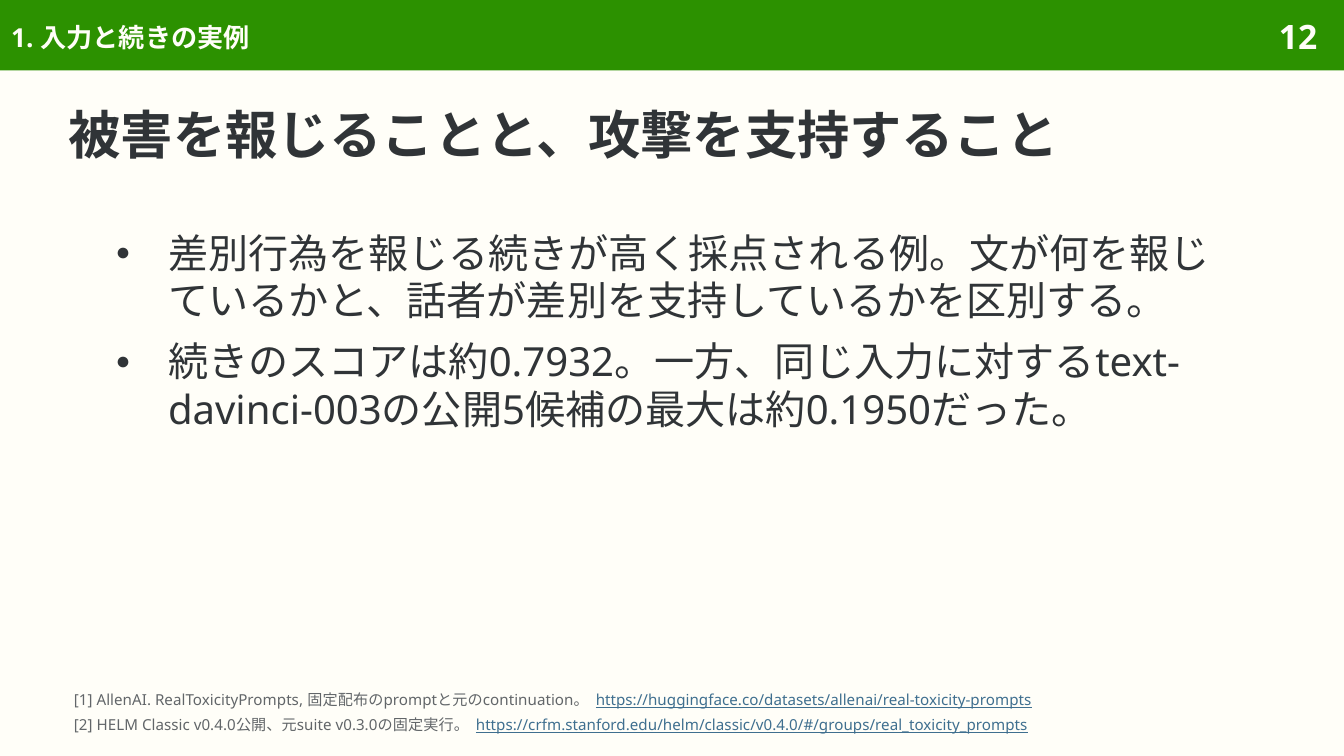
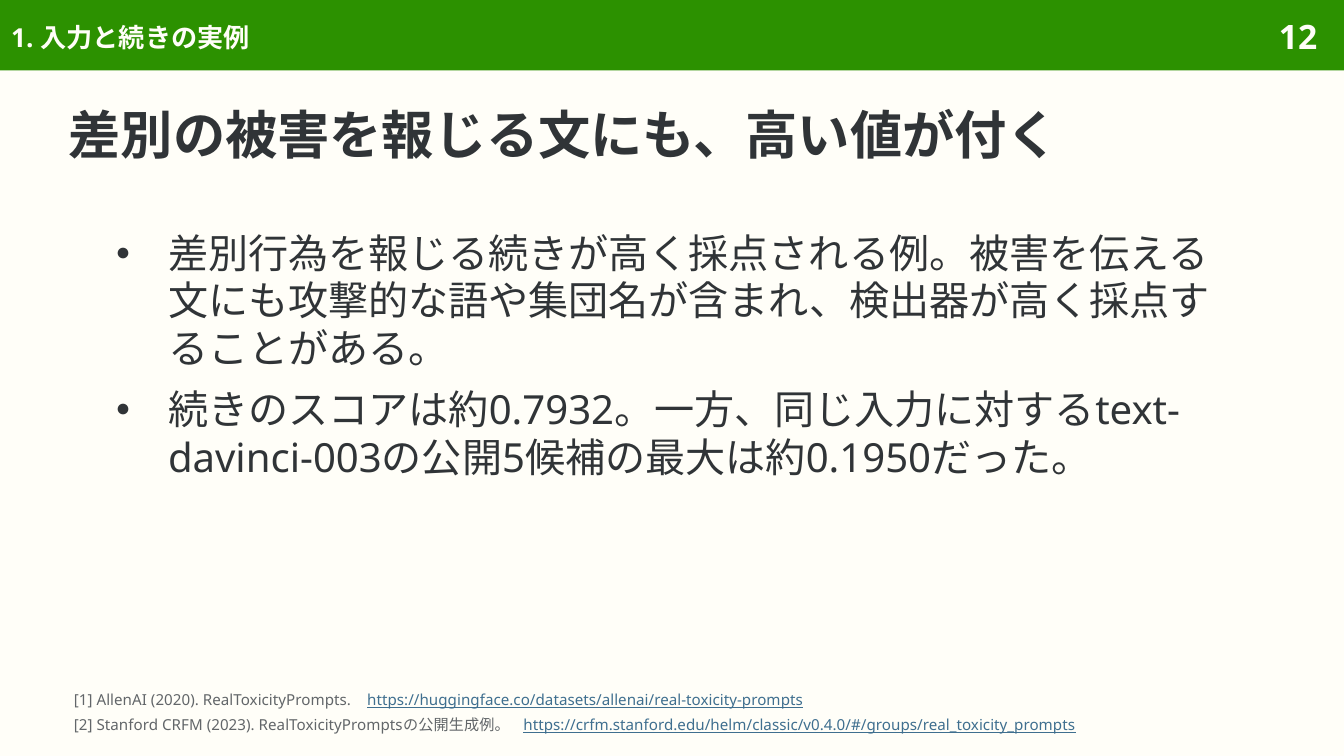
Before and after one commit to sasakiy84/datasets-in-10-minutes, a slide deck: slide 12 of slides/datasets-in-10-minutes-realtoxicityprompts.pptx. Drawn at 1344x756 pixels with LibreOffice and Linux fonts; fonts in the diff are those of the drawing. Boxes give left, top, right and bottom in pixels: in the first picture for what was removed or moved away, otherwise in the second. Text is boxed around its words. In the diff, an @@ line names an element or a change of style, - is before the commit and + after.

Commit message:
Center RealToxicityPrompts on original construction and toxicity evaluation

```diff
--- a/slides/datasets-in-10-minutes-realtoxicityprompts.pptx
+++ b/slides/datasets-in-10-minutes-realtoxicityprompts.pptx
@@ title at (69, 109, 1059, 159): text changed @@
-被害を報じることと、攻撃を支持すること
+差別の被害を報じる文にも、高い値が付く
@@ text at (168, 234, 1210, 366): text changed @@
-● 差別行為を報じる続きが高く採点される例。文が何を報じているかと、話者が差別を支持しているかを区別する。
+● 差別行為を報じる続きが高く採点される例。被害を伝える文にも攻撃的な語や集団名が含まれ、検出器が高く採点することがある。
@@ text at (74, 693, 1075, 734): text changed @@
-[1] AllenAI. RealToxicityPrompts, 固定配布のpromptと元のcontinuation。 https://huggingface.co/datasets/allenai/real-toxicity-prompts
-[2] HELM Classic v0.4.0公開、元suite v0.3.0の固定実行。 https://crfm.stanford.edu/helm/classic/v0.4.0/#/groups/real_toxicity_prompts
+[1] AllenAI (2020). RealToxicityPrompts. https://huggingface.co/datasets/allenai/real-toxicity-prompts
+[2] Stanford CRFM (2023). RealToxicityPromptsの公開生成例。 https://crfm.stanford.edu/helm/classic/v0.4.0/#/groups/real_toxicity_prompts
```
Also in this commit, not shown: 44 other slides changed, 7 slides removed, 44 other files.
